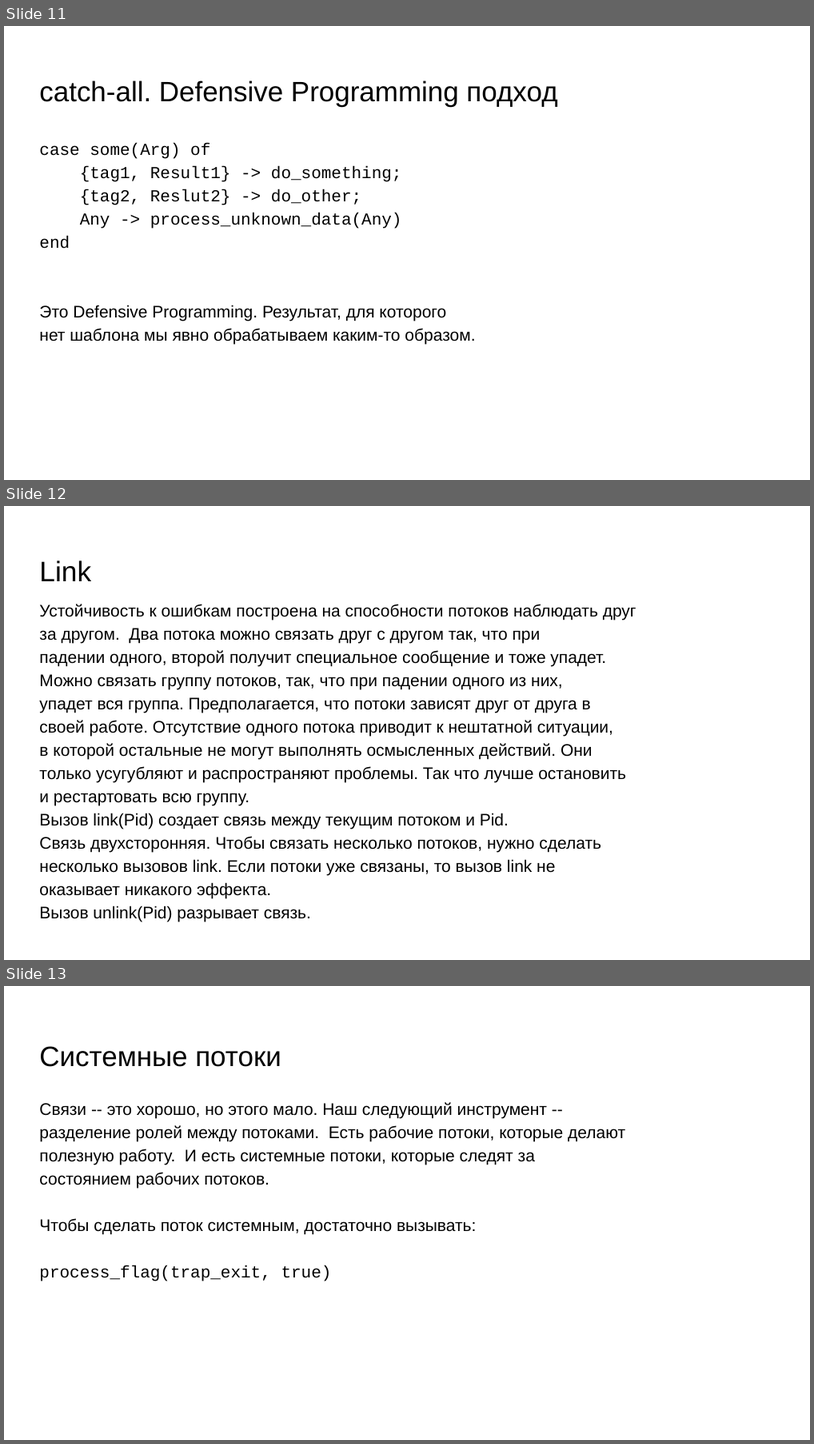
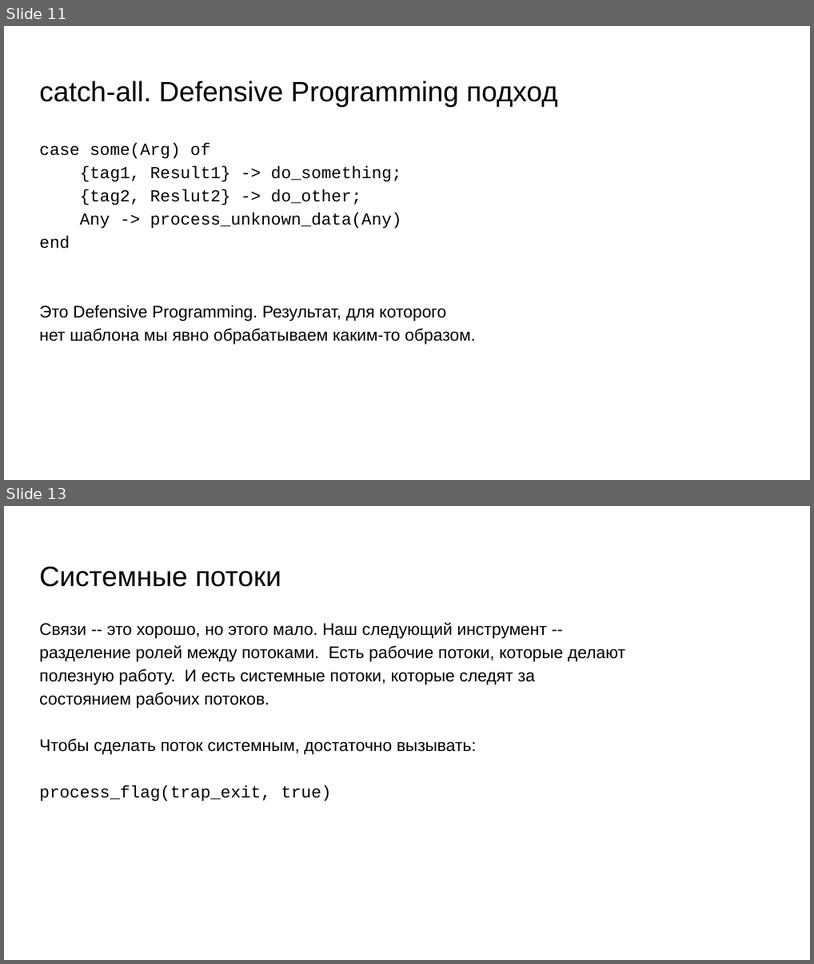
Before and after one commit to Samirox66/erlang, a slide deck: src/lec7_exceptions_07-11/exceptions.pptx. Shown one above the other, each under a label of ours: slides 11, 12 and 13 before the commit, slides 11 and 13 after it; the slides between them are not shown. The pictures are 814x1444 and 814x964 pixels, drawn with LibreOffice and Linux fonts; fonts in the diff are those of the drawing. Boxes give left, top, right and bottom in pixels: in the first picture for what was removed or moved away, otherwise in the second. Text is boxed around its words. In the diff, an @@ line names an element or a change of style, - is before the commit and + after.

```diff
--- a/src/lec7_exceptions_07-11/exceptions.pptx
+++ b/src/lec7_exceptions_07-11/exceptions.pptx
@@ slide 12 removed at box(4, 506, 810, 960), background #FFFFFF @@
@@ title removed at box(39, 560, 91, 581) @@
-Link
@@ text removed at box(39, 604, 637, 899) @@
-Устойчивость к ошибкам построена на способности потоков наблюдать друг
-за другом. Два потока можно связать друг с другом так, что при
-падении одного, второй получит специальное сообщение и тоже упадет.
-Можно связать группу потоков, так, что при падении одного из них,
-упадет вся группа. Предполагается, что потоки зависят друг от друга в
-своей работе. Отсутствие одного потока приводит к нештатной ситуации,
-в которой остальные не могут выполнять осмысленных действий. Они
-только усугубляют и распространяют проблемы. Так что лучше остановить
-и рестартовать всю группу.
-Вызов link(Pid) создает связь между текущим потоком и Pid.
-Связь двухсторонняя. Чтобы связать несколько потоков, нужно сделать
-несколько вызовов link. Если потоки уже связаны, то вызов link не
-оказывает никакого эффекта.
-Вызов unlink(Pid) разрывает связь.
```
Also in this commit, not shown: 1 slide added, 1 other file.
